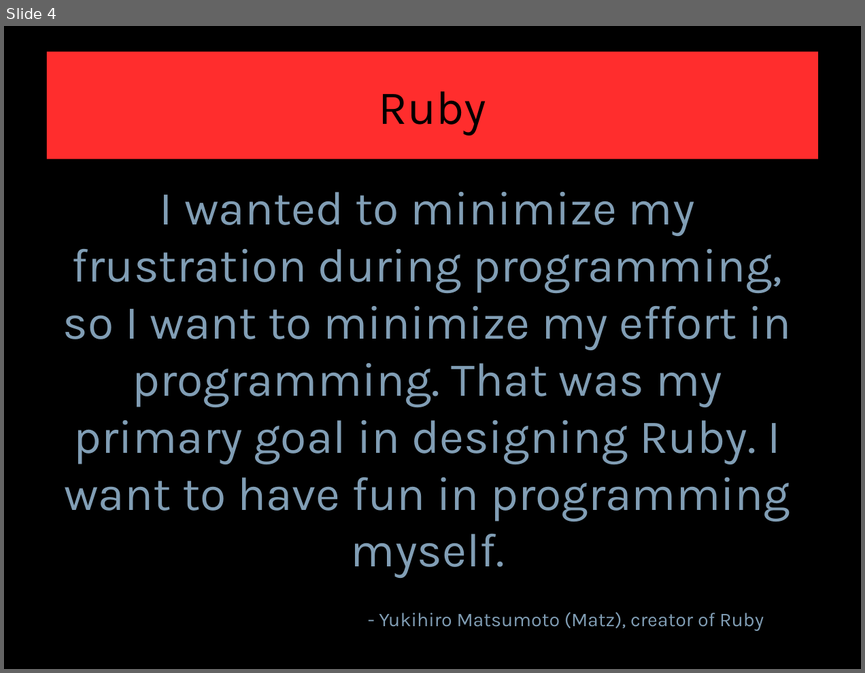
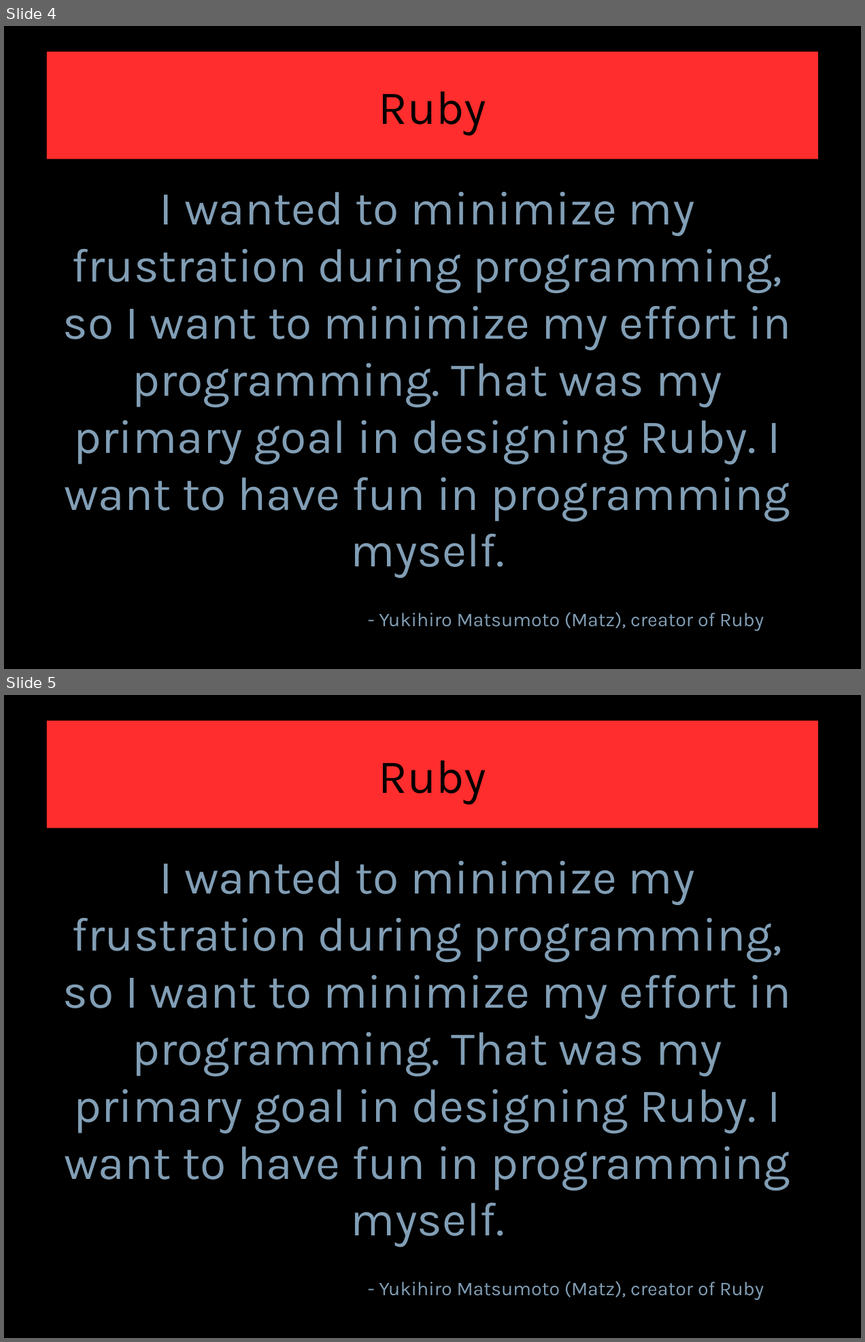
Before and after one commit to lampewebdev/rubyrailskurs, a slide deck: ruby.odp. Shown one above the other, each under a label of ours: slide 4 before the commit, slides 4 and 5 after it. The pictures are 865x673 and 865x1342 pixels, drawn with LibreOffice and Linux fonts; fonts in the diff are those of the drawing. Boxes give left, top, right and bottom in pixels: in the first picture for what was removed or moved away, otherwise in the second. Text is boxed around its words. In the diff, an @@ line names an element or a change of style, - is before the commit and + after.

```diff
--- a/ruby.odp
+++ b/ruby.odp
@@ slide 5 added at (x1=4, y1=695, x2=861, y2=1338), background #000000 @@
@@ title added at (x1=47, y1=721, x2=818, y2=828), fill #FF2D2D, 44 pt, text #000000 @@
+Ruby
@@ text added at (x1=63, y1=861, x2=791, y2=1247), 44 pt, text #819EB5 @@
+I wanted to minimize my frustration during programming, so I want to minimize my effort in programming. That was my primary goal in designing Ruby. I want to have fun in programming myself.
@@ text added at (x1=379, y1=1281, x2=764, y2=1300), 18 pt, text #819EB5 @@
+- Yukihiro Matsumoto (Matz), creator of Ruby
```
Also in this commit, not shown: 1 slide changed, 1 other file.
